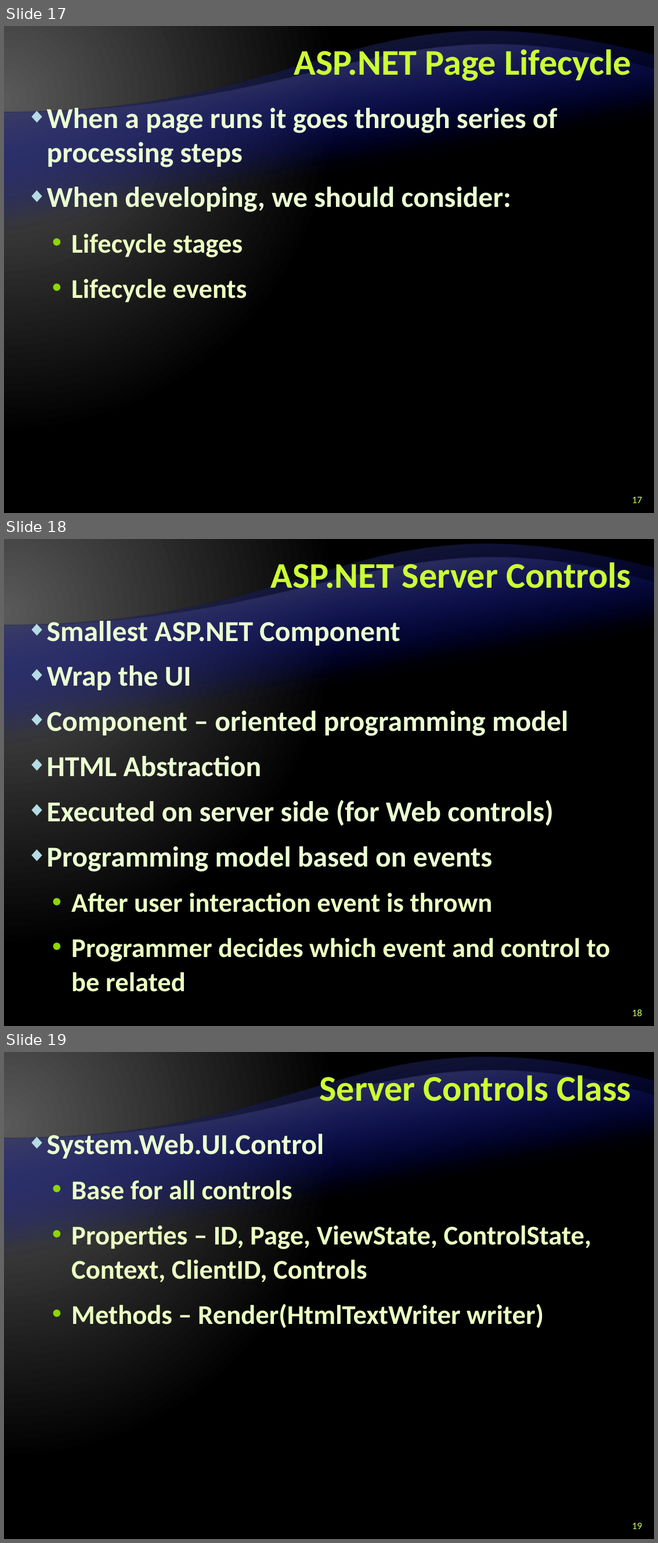
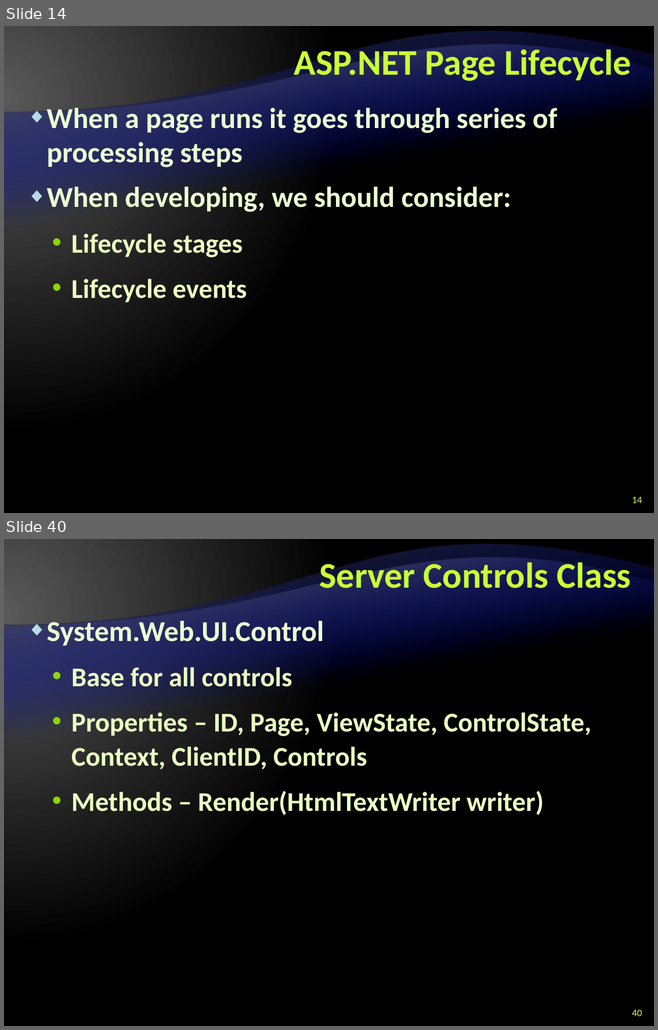
Before and after one commit to Graveheart/aspnetcourse, a slide deck: lectures/8. ASP.NET – Part I.pptx. Shown one above the other, each under a label of ours: slides 17, 18 and 19 before the commit, slides 14 and 40 after it; the slides between them are not shown. The pictures are 658x1543 and 658x1030 pixels, drawn with LibreOffice and Linux fonts; fonts in the diff are those of the drawing; background and template pictures are left out. Boxes give left, top, right and bottom in pixels: in the first picture for what was removed or moved away, otherwise in the second. Text is boxed around its words. In the diff, an @@ line names an element or a change of style, - is before the commit and + after.

```diff
--- a/lectures/8. ASP.NET – Part I.pptx
+++ b/lectures/8. ASP.NET – Part I.pptx
@@ slide 18 removed at bbox=[4, 539, 654, 1026], background gradient #595959 to #000000; not listed: 2 template elements that a slide beside it also shows @@
@@ title removed at bbox=[271, 558, 630, 596] @@
-ASP.NET Server Controls
@@ text removed at bbox=[47, 617, 610, 992] @@
-◆ Smallest ASP.NET Component
-◆ Wrap the UI
-◆ Component – oriented programming model
-◆ HTML Abstraction
-◆ Executed on server side (for Web controls)
-◆ Programming model based on events
-  • After user interaction event is thrown
-  • Programmer decides which event and control to be related
@@ page number removed at bbox=[632, 1009, 641, 1016] @@
-18
@@ what was slide 17 is now slide 14 @@
@@ page number at bbox=[632, 497, 641, 503]: text changed @@
-17
+14
@@ what was slide 19 is now slide 40 @@
@@ page number at bbox=[632, 1010, 641, 1016]: text changed @@
-19
+40
```
Also in this commit, not shown: 3 slides changed, 24 slides added.
